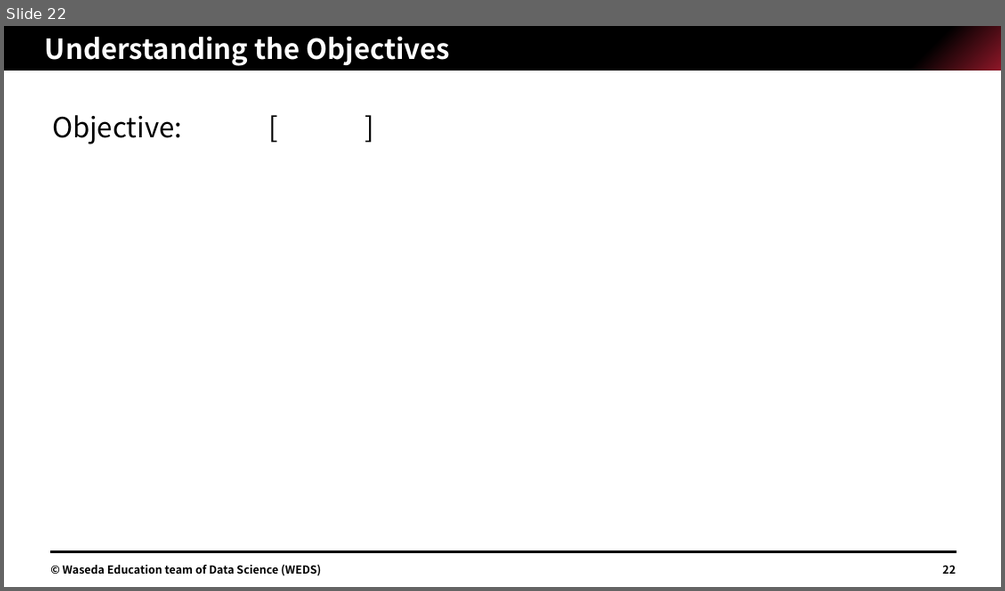
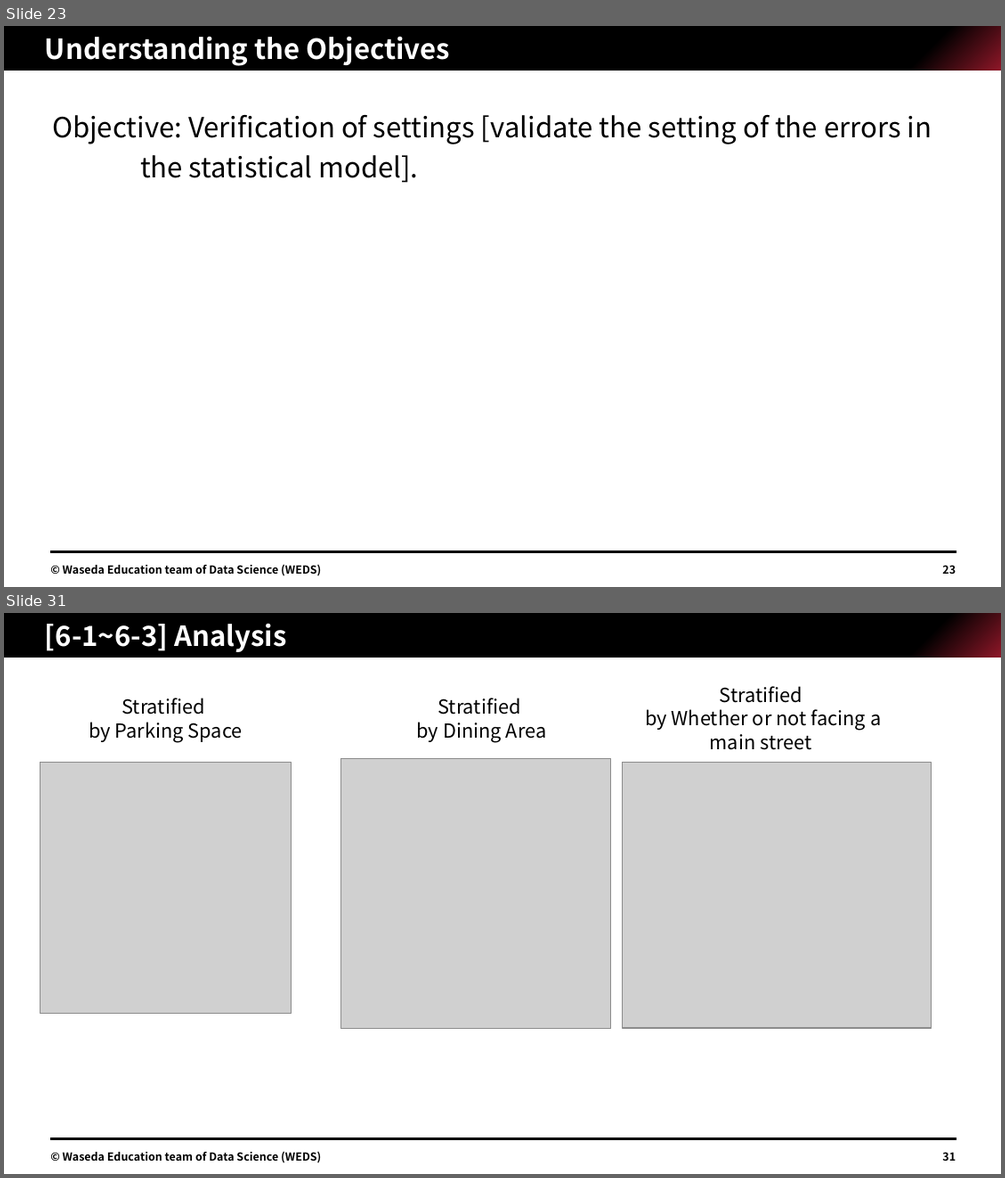
Before and after one commit to Jimin-Park0901/Data-Science, a slide deck: Store_Sale/assignment/1W22CF16.pptx. Shown one above the other, each under a label of ours: slide 22 before the commit, slides 23 and 31 after it; the slides between them are not shown. The pictures are 1005x591 and 1005x1178 pixels, drawn with LibreOffice and Linux fonts; fonts in the diff are those of the drawing; grey boxes stand for pictures. Boxes give left, top, right and bottom in pixels: in the first picture for what was removed or moved away, otherwise in the second. Text is boxed around its words. In the diff, an @@ line names an element or a change of style, - is before the commit and + after.

```diff
--- a/Store_Sale/assignment/1W22CF16.pptx
+++ b/Store_Sale/assignment/1W22CF16.pptx
@@ slide 31 added at <box>4,613,1001,1174</box>, background #FFFFFF; not listed: 2 template elements that a slide beside it also shows @@
@@ title added at <box>45,623,286,652</box>, 20 pt, text #FFFFFF, bold @@
+[6-1~6-3] Analysis
@@ text added at <box>645,686,881,750</box>, 14 pt, text #000000 @@
+Stratified
+by Whether or not facing a main street
@@ text added at <box>89,698,243,743</box>, 14 pt, text #000000 @@
+Stratified
+by Parking Space
@@ text added at <box>417,698,547,743</box>, 14 pt, text #000000 @@
+Stratified
+by Dining Area
@@ picture added at <box>40,763,291,1013</box> @@
@@ picture added at <box>341,759,611,1029</box> @@
@@ picture added at <box>622,763,931,1028</box> @@
@@ text added at <box>63,1151,321,1163</box>, 8 pt, text #000000, bold @@
+© Waseda Education team of Data Science (WEDS)
@@ page number added at <box>942,1151,955,1160</box>, 8 pt, text #000000, bold @@
+31
@@ what was slide 22 is now slide 23 @@
@@ slide 23 changed as well @@
@@ text at <box>52,115,932,183</box>: text changed @@
-Objective: [ ]
+Objective: Verification of settings [validate the setting of the errors in the statistical model].
```
Also in this commit, not shown: 16 other slides changed, 22 other slides added, 1 slide removed, 4 other files.
